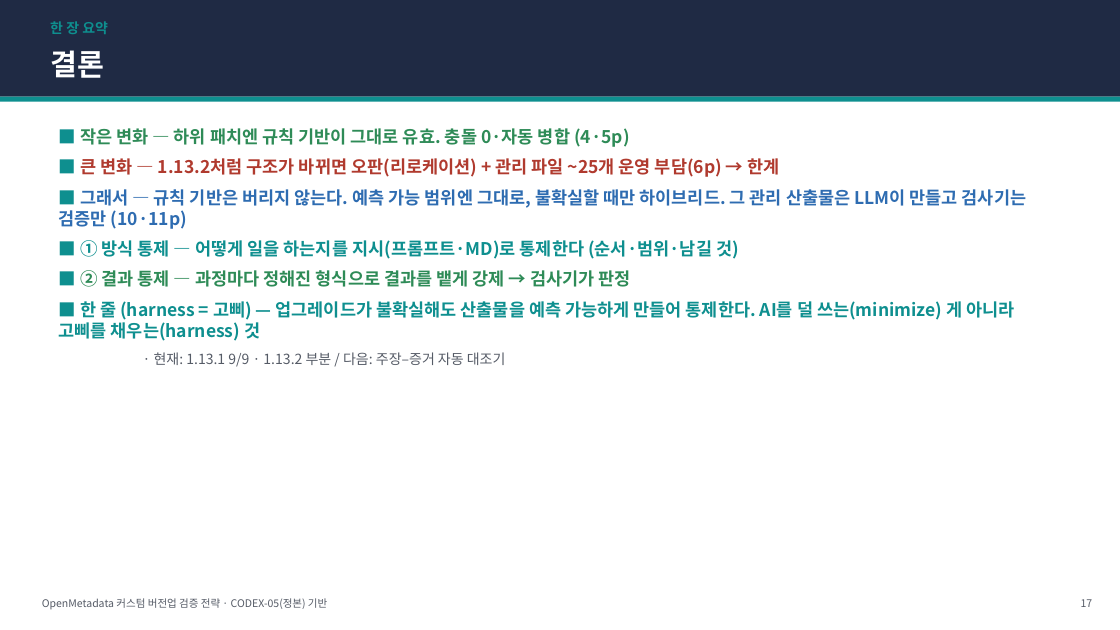
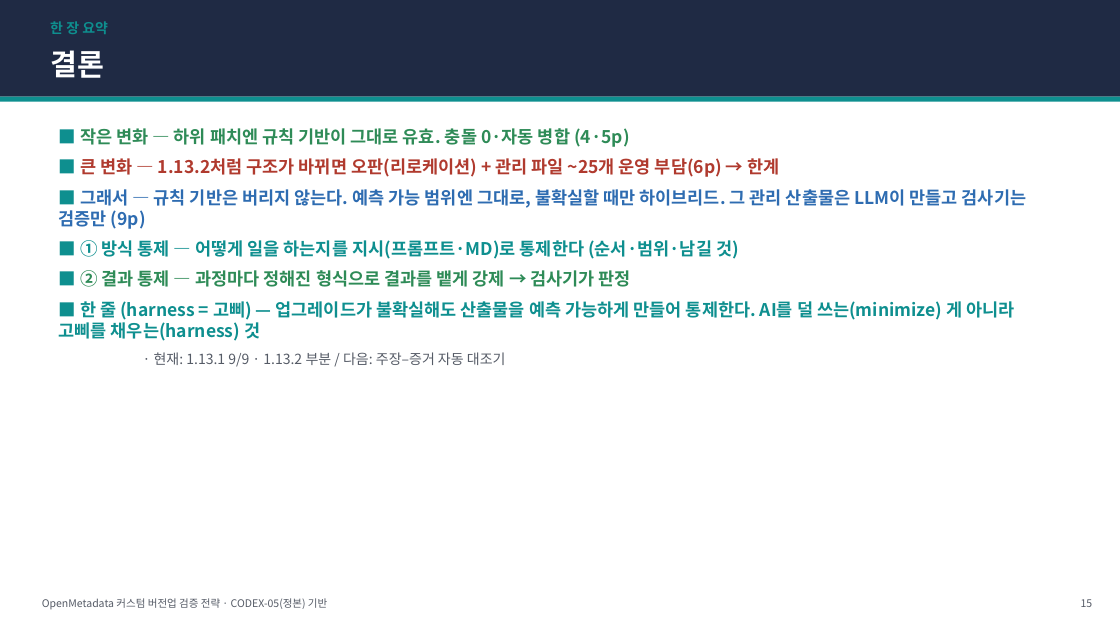
Before and after one commit to easyseop/openmetadata-lab-docs, a slide deck: slide 15 of docs/CODEX-05-전략발표.pptx (slide 17 before the commit). Drawn at 1120x630 pixels with LibreOffice and Linux fonts; fonts in the diff are those of the drawing. Boxes give left, top, right and bottom in pixels: in the first picture for what was removed or moved away, otherwise in the second. Text is boxed around its words. In the diff, an @@ line names an element or a change of style, - is before the commit and + after.

```diff
--- a/docs/CODEX-05-전략발표.pptx
+++ b/docs/CODEX-05-전략발표.pptx
@@ text at box(59, 189, 1026, 229): text changed @@
-■ 그래서 — 규칙 기반은 버리지 않는다. 예측 가능 범위엔 그대로, 불확실할 때만 하이브리드. 그 관리 산출물은 LLM이 만들고 검사기는 검증만 (10·11p)
+■ 그래서 — 규칙 기반은 버리지 않는다. 예측 가능 범위엔 그대로, 불확실할 때만 하이브리드. 그 관리 산출물은 LLM이 만들고 검사기는 검증만 (9p)
@@ text at box(1081, 599, 1093, 607): text changed @@
-17
+15
```
Also in this commit, not shown: 8 other slides changed, 4 other files.
